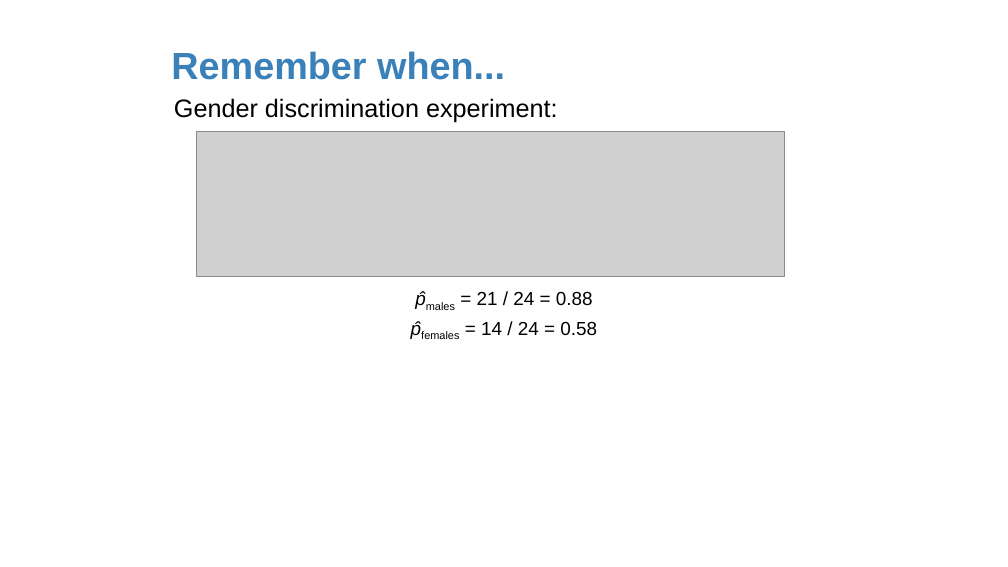
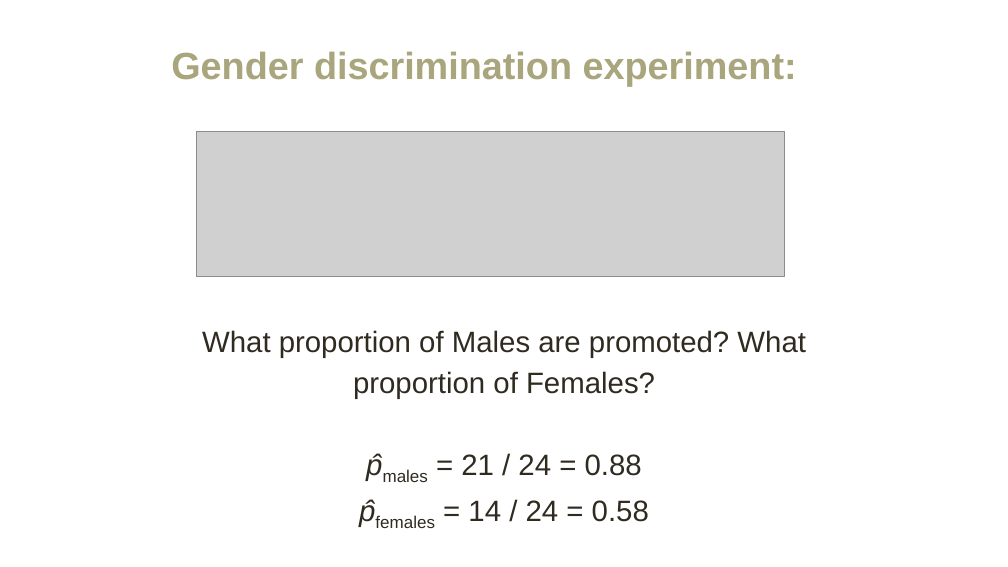
Before and after one commit to amosca01/MATH108-F23, a slide deck: slide 4 of slides/09-hypothesis-testing.pptx (slide 3 before the commit). Drawn at 1008x567 pixels with LibreOffice and Linux fonts; fonts in the diff are those of the drawing; grey boxes stand for pictures. Boxes give left, top, right and bottom in pixels: in the first picture for what was removed or moved away, otherwise in the second. Text is boxed around its words. In the diff, an @@ line names an element or a change of style, - is before the commit and + after.

```diff
--- a/slides/09-hypothesis-testing.pptx
+++ b/slides/09-hypothesis-testing.pptx
@@ text "Gender discrimination experiment:": place and size @@
-text "Gender discrimination experiment:" at [174,98,558,123]
+text "Gender discrimination experiment:" at [171,51,797,86]
@@ text "Gender discrimination experiment:" at [171,51,797,86]: size 24 to 36 pt, text colour #000000 to #A9A57C, bold on; vertical alignment top to bottom @@
@@ title removed at [171,51,505,80] @@
-Remember when...
@@ text at [202,330,806,399]: paragraph added @@
+What proportion of Males are promoted? What proportion of Females?
@@ text at [359,453,649,528]: size 18 to 28 pt, text colour #000000 to #2F2B20 in "p̂males = 21 / 24 = 0.88", "p̂females = 14 / 24 = 0.58" @@
```
Also in this commit, not shown: 71 other slides changed, 2 slides added, 4 slides removed, 4 other files.
